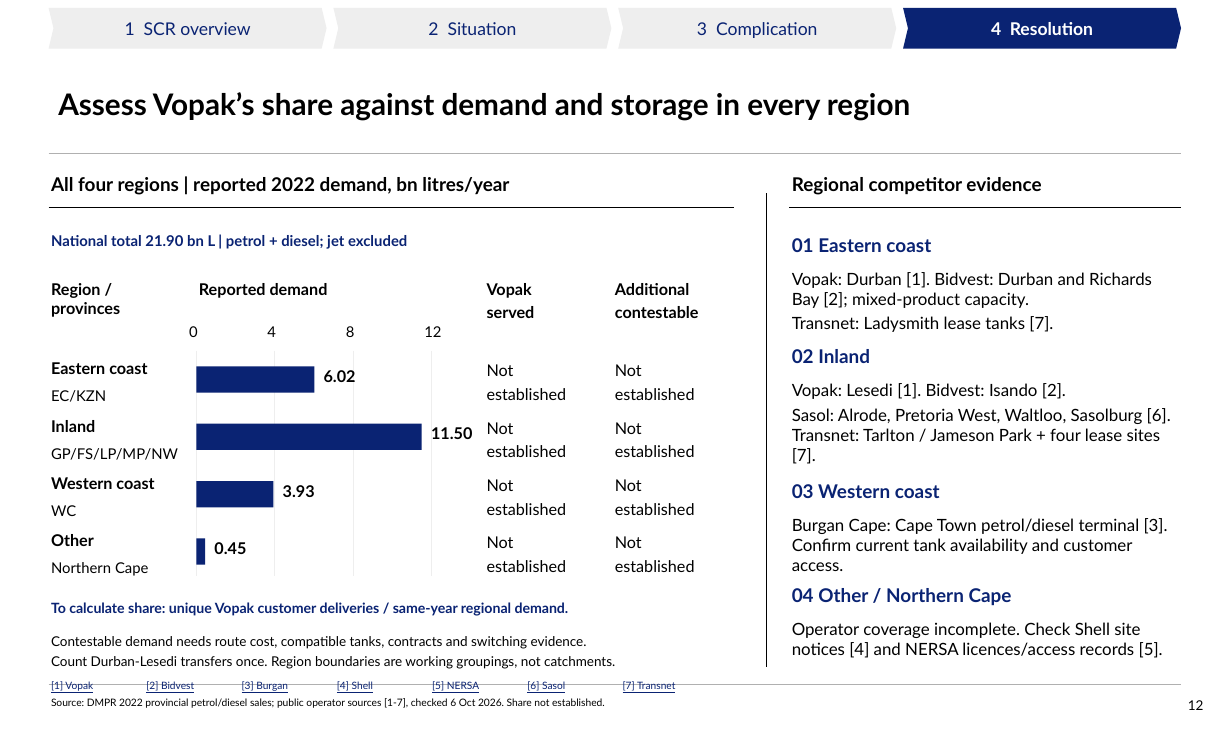
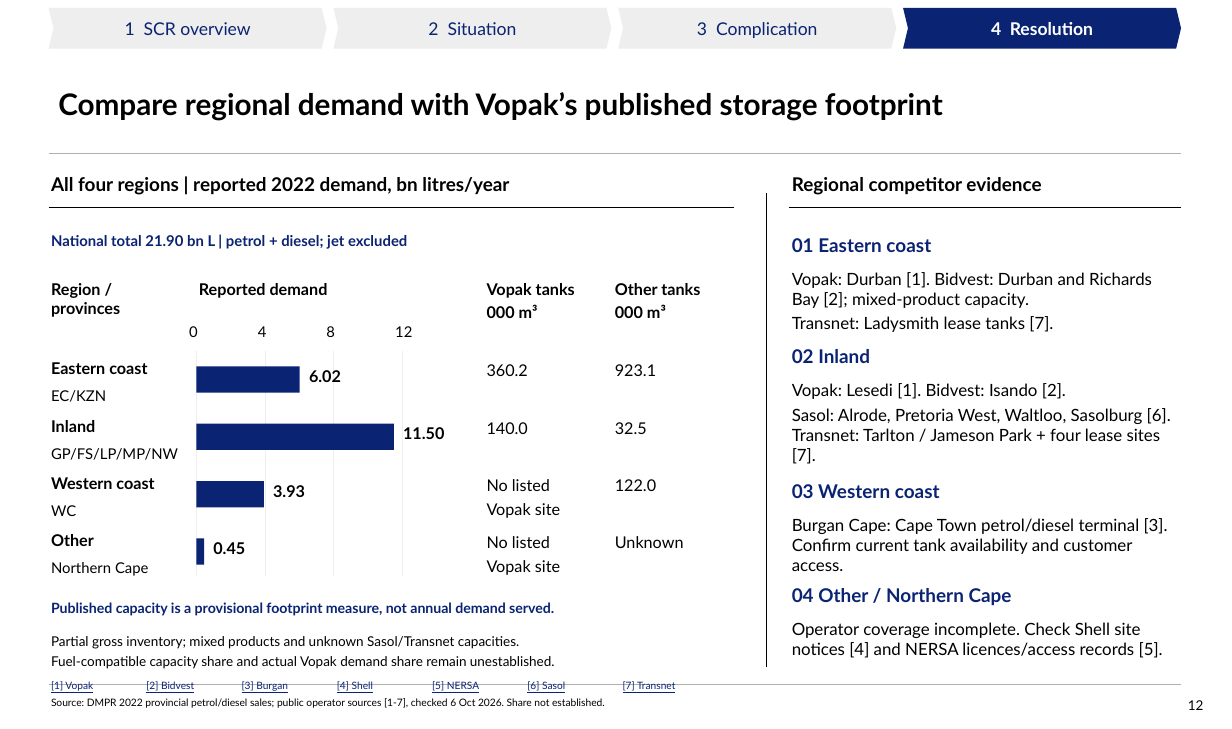
Before and after one commit to Africa-International-Advisors/liquid_fuels_model, a slide deck: slide 12 of pptx/output/delivered/Vopak_Week1_Analytical_Pack_2026_10_06.pptx. Drawn at 1232x729 pixels with LibreOffice and Linux fonts; fonts in the diff are those of the drawing; background and template pictures are left out. Boxes give left, top, right and bottom in pixels: in the first picture for what was removed or moved away, otherwise in the second. Text is boxed around its words. In the diff, an @@ line names an element or a change of style, - is before the commit and + after.

Commit message:
Tighten SA SCR maps, national accounting and opportunity narrative
Apply 6 October presentation feedback: simplify the demand map, balance eight driver panels, add sourced Matola/Walvis storage context, distinguish accessibility from unique deliveries and additional opportunity, and show regional published capacity without treating stock as demand share. Refresh the existing PPT/PDF pair and record feedback closure plus forecasting method task. Model inputs unchanged; draft evidence gaps remain explicit.

```diff
--- a/pptx/output/delivered/Vopak_Week1_Analytical_Pack_2026_10_06.pptx
+++ b/pptx/output/delivered/Vopak_Week1_Analytical_Pack_2026_10_06.pptx
@@ title at box(58, 92, 943, 121): text changed @@
-Assess Vopak’s share against demand and storage in every region
+Compare regional demand with Vopak’s published storage footprint
@@ text at box(487, 283, 575, 318): text changed @@
-Vopak
-served
+Vopak tanks
+000 m³
@@ text at box(615, 283, 700, 318): text changed @@
-Additional
-contestable
+Other tanks
+000 m³
@@ text "8": place and size @@
-text "8" at box(346, 326, 355, 337)
+text "8" at box(326, 326, 335, 337)
@@ 2 texts, 1 line: place and size @@
-2 texts, 1 line at box(267, 326, 315, 577)
+2 texts, 1 line at box(258, 326, 305, 577)
@@ line moved from (353, 351) - (353, 577) to (334, 351) - (334, 577) @@
@@ 2 texts, 1 line: place and size @@
-2 texts, 1 line at box(424, 326, 472, 577)
+2 texts, 1 line at box(395, 326, 444, 577)
@@ rectangle: place and size @@
-rectangle at box(196, 367, 314, 393)
+rectangle at box(196, 367, 299, 393)
@@ text "6.02": place and size @@
-text "6.02" at box(324, 370, 356, 382)
+text "6.02" at box(309, 370, 341, 382)
@@ text at box(487, 364, 528, 376): text changed @@
-Not
-established
+360.2
@@ text at box(615, 364, 656, 376): text changed @@
-Not
-established
+923.1
@@ rectangle: place and size @@
-rectangle at box(196, 424, 422, 450)
+rectangle at box(196, 424, 394, 450)
@@ text at box(487, 422, 528, 434): text changed @@
-Not
-established
+140.0
@@ text at box(615, 422, 647, 434): text changed @@
-Not
-established
+32.5
@@ text at box(487, 479, 560, 518): text changed @@
-Not
-established
+No listed
+Vopak site
@@ text at box(615, 479, 656, 491): text changed @@
-Not
-established
+122.0
@@ rectangle: place and size @@
-rectangle at box(196, 481, 273, 508)
+rectangle at box(196, 481, 264, 508)
@@ text at box(487, 536, 560, 575): text changed @@
-Not
-established
+No listed
+Vopak site
@@ text at box(615, 536, 684, 548): text changed @@
-Not
-established
+Unknown
@@ text at box(51, 602, 554, 616): text changed @@
-To calculate share: unique Vopak customer deliveries / same-year regional demand.
+Published capacity is a provisional footprint measure, not annual demand served.
@@ text at box(51, 636, 555, 669): text changed @@
-Contestable demand needs route cost, compatible tanks, contracts and switching evidence.
-Count Durban-Lesedi transfers once. Region boundaries are working groupings, not catchments.
+Partial gross inventory; mixed products and unknown Sasol/Transnet capacities.
+Fuel-compatible capacity share and actual Vopak demand share remain unestablished.
```
Also in this commit, not shown: 7 other slides changed, 10 other files.
